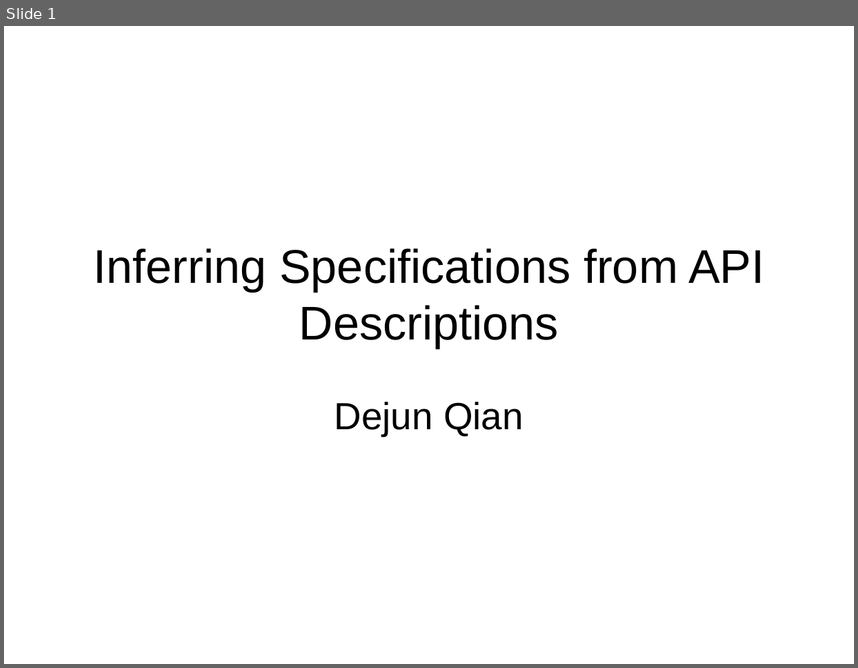
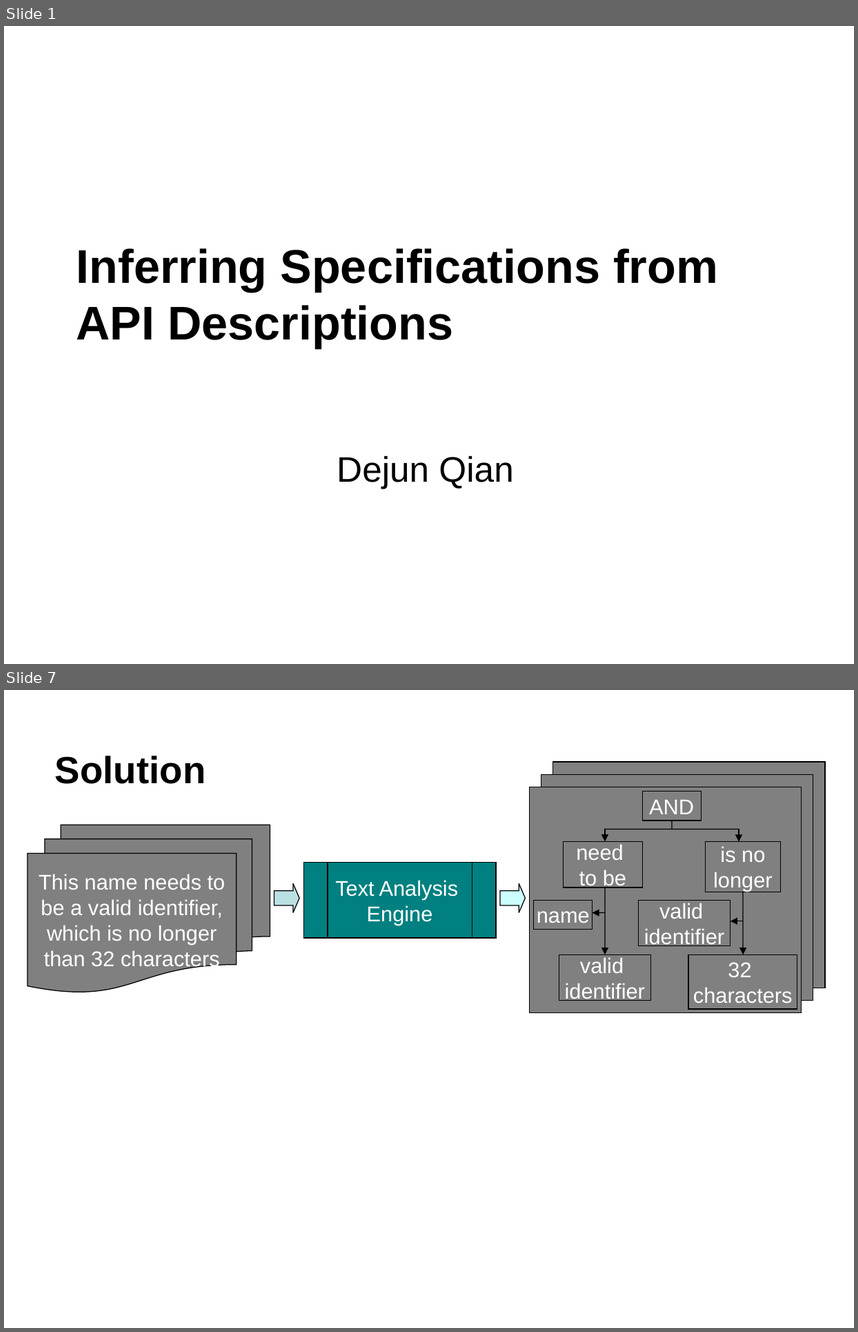
Before and after one commit to derekqian/CS669-Scholarship-Skills, a slide deck: P3-5-min-talk/summary.ppt. Shown one above the other, each under a label of ours: slide 1 before the commit, slides 1 and 7 after it; the slides between them are not shown. The pictures are 858x668 and 858x1332 pixels, drawn with LibreOffice and Linux fonts; fonts in the diff are those of the drawing; background and template pictures are left out. Boxes give left, top, right and bottom in pixels: in the first picture for what was removed or moved away, otherwise in the second. Text is boxed around its words. In the diff, an @@ line names an element or a change of style, - is before the commit and + after.

```diff
--- a/P3-5-min-talk/summary.ppt
+++ b/P3-5-min-talk/summary.ppt
@@ slide 7 added at [4, 690, 854, 1328], background picture (left out) @@
@@ title added at [55, 756, 206, 784], 32 pt, text #000000, bold @@
+Solution
@@ rectangle added at [553, 761, 825, 987], fill #808080, outline #000000 0.74 pt @@
@@ rectangle added at [529, 787, 802, 1013], fill #808080, outline #000000 0.74 pt @@
@@ rectangle added at [542, 774, 813, 1000], fill #808080, outline #000000 0.74 pt @@
@@ rectangle added at [642, 791, 701, 820], fill #808080, outline #000000 0.74 pt, 18 pt, text #FFFFFF @@
+AND
@@ flow chart multidocument added at [27, 825, 270, 993], fill #808080, outline #000000 0.74 pt, 18 pt, text #FFFFFF @@
+This name needs to
+be a valid identifier,
+which is no longer
+than 32 characters
@@ line added from (605, 829) to (738, 829), #000000 0.74 pt @@
@@ arrow added from (605, 829) to (605, 841), #000000 0.74 pt @@
@@ line added from (672, 820) to (672, 829), #000000 0.74 pt @@
@@ arrow added from (738, 829) to (738, 841), #000000 0.74 pt @@
@@ rectangle added at [564, 841, 643, 887], fill #808080, outline #000000 0.74 pt, 18 pt, text #FFFFFF @@
+need
+to be
@@ rectangle added at [705, 841, 781, 891], fill #808080, outline #000000 0.74 pt, 18 pt, text #FFFFFF @@
+is no
+longer
@@ flow chart predefined process added at [303, 862, 495, 938], fill #008080, outline #000000 0.74 pt, 18 pt, text #FFFFFF @@
+Text Analysis
+Engine
@@ right arrow added at [274, 883, 300, 912], fill #BBE0E3, outline #000000 0.74 pt @@
@@ right arrow added at [500, 883, 526, 912], fill #CCFFFF, outline #000000 0.74 pt @@
@@ arrow added from (605, 887) to (605, 954), #000000 0.74 pt @@
@@ arrow added from (743, 891) to (743, 954), #000000 0.74 pt @@
@@ rectangle added at [534, 900, 593, 929], fill #808080, outline #000000 0.74 pt, 18 pt, text #FFFFFF @@
+name
@@ arrow added from (605, 913) to (593, 913), #000000 0.74 pt @@
@@ rectangle added at [638, 900, 730, 946], fill #808080, outline #000000 0.74 pt, 18 pt, text #FFFFFF @@
+valid
+identifier
@@ arrow added from (743, 921) to (731, 921), #000000 0.74 pt @@
@@ rectangle added at [559, 954, 651, 1000], fill #808080, outline #000000 0.74 pt, 18 pt, text #FFFFFF @@
+valid
+identifier
@@ rectangle added at [688, 954, 797, 1009], fill #808080, outline #000000 0.74 pt, 18 pt, text #FFFFFF @@
+32
+characters
@@ slide 1 changed as well @@
@@ title "Inferring Specifications from API Descriptions" at [76, 248, 718, 348]: bold on; alignment centre to left @@
@@ subtitle "Dejun Qian": place and size @@
-subtitle "Dejun Qian" at [335, 401, 524, 436]
+subtitle "Dejun Qian" at [337, 455, 513, 488]
@@ subtitle "Dejun Qian" at [337, 455, 513, 488]: size 32 to 30 pt @@
```
Also in this commit, not shown: 1 other slide changed, 8 other slides added, 2 slides removed.
